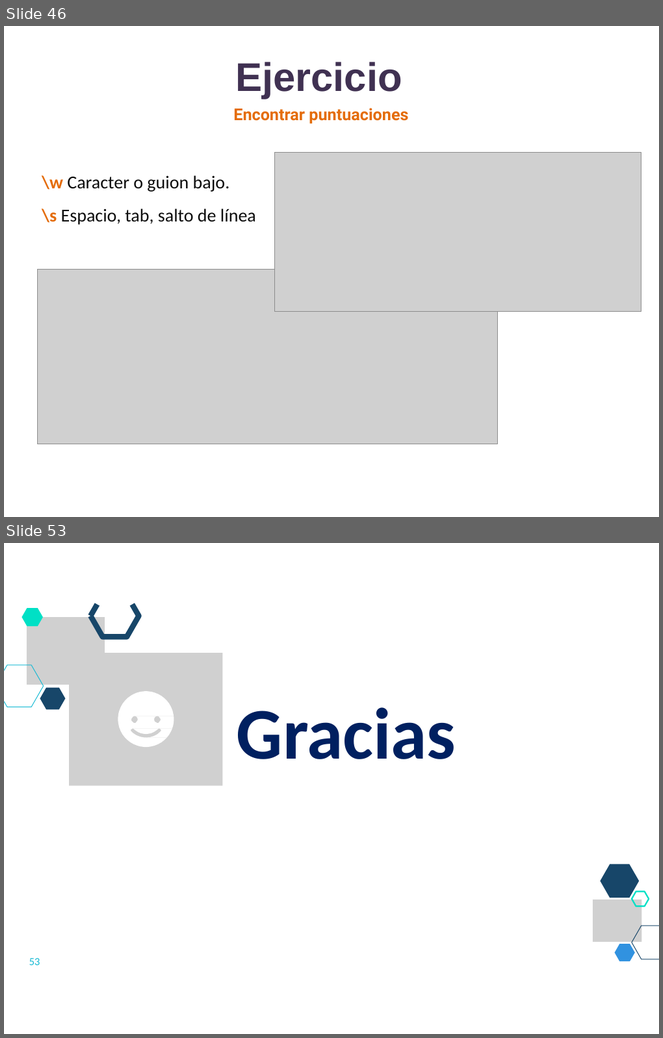
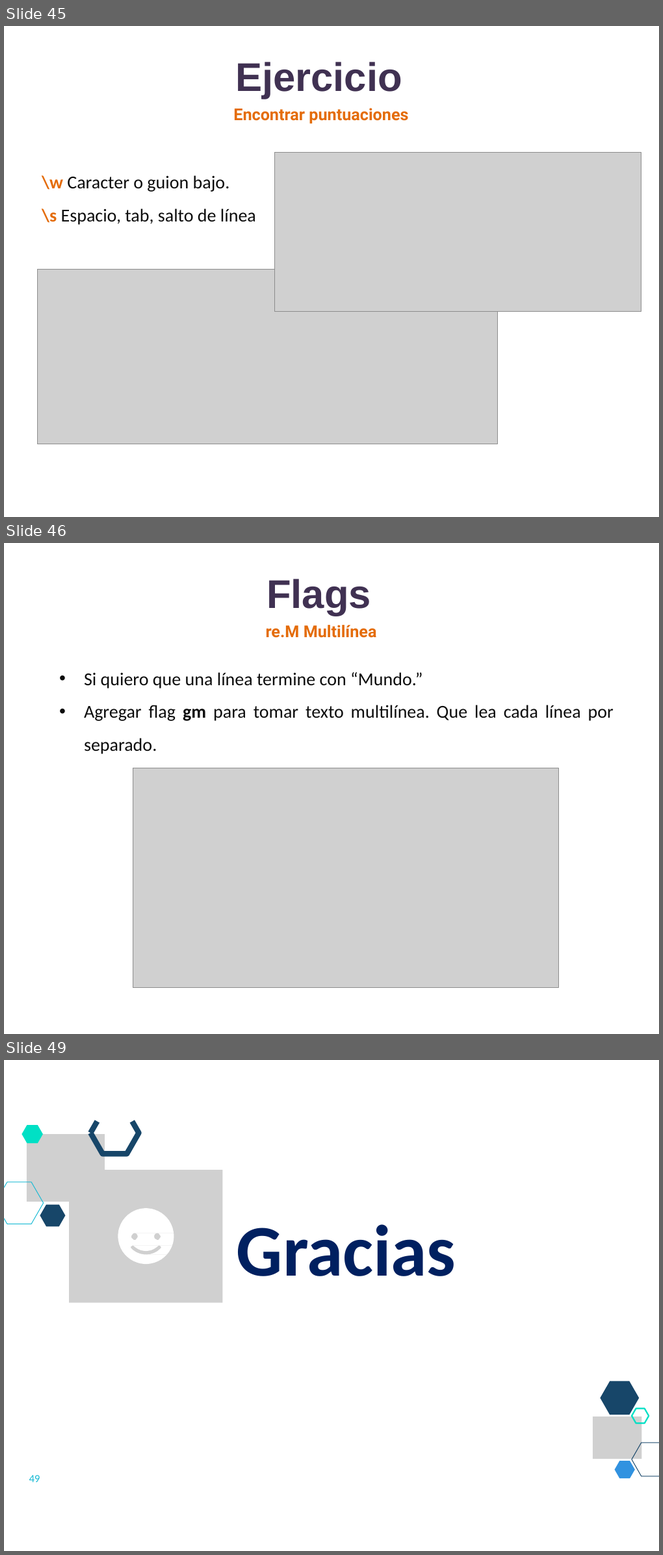
Before and after one commit to lizetheP/Analitica, a slide deck: CalendarioAgo2022/presentaciones/19_Modulo_re.pptx. Shown one above the other, each under a label of ours: slides 46 and 53 before the commit, slides 45, 46 and 49 after it; the slides between them are not shown. The pictures are 663x1038 and 663x1555 pixels, drawn with LibreOffice and Linux fonts; fonts in the diff are those of the drawing; grey boxes stand for pictures. Boxes give left, top, right and bottom in pixels: in the first picture for what was removed or moved away, otherwise in the second. Text is boxed around its words. In the diff, an @@ line names an element or a change of style, - is before the commit and + after.

```diff
--- a/CalendarioAgo2022/presentaciones/19_Modulo_re.pptx
+++ b/CalendarioAgo2022/presentaciones/19_Modulo_re.pptx
@@ slide 46 added at bbox=[4, 543, 659, 1034], background #FFFFFF @@
@@ title added at bbox=[267, 579, 371, 616], 44 pt, text #403152, bold @@
+Flags
@@ text added at bbox=[266, 625, 377, 638], 18 pt, text #E46C0A, bold @@
+re.M Multilínea
@@ text added at bbox=[84, 672, 614, 754], 20 pt, text #0D0D0D @@
+• Si quiero que una línea termine con “Mundo.”
+• Agregar flag gm para tomar texto multilínea. Que lea cada línea por separado.
@@ picture added at bbox=[133, 769, 559, 988] @@
@@ what was slide 46 is now slide 45 @@
@@ what was slide 53 is now slide 49 @@
@@ page number at bbox=[29, 1475, 40, 1482]: text changed @@
-53
+49
```
Also in this commit, not shown: 8 slides changed, 1 other slide added, 6 slides removed, 8 other files.
